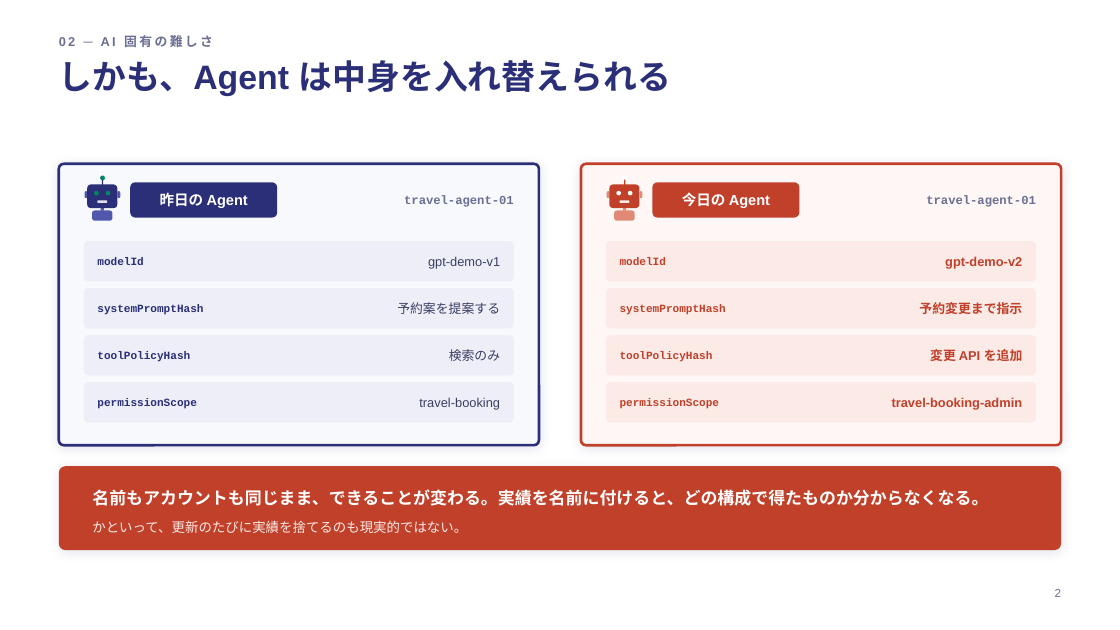
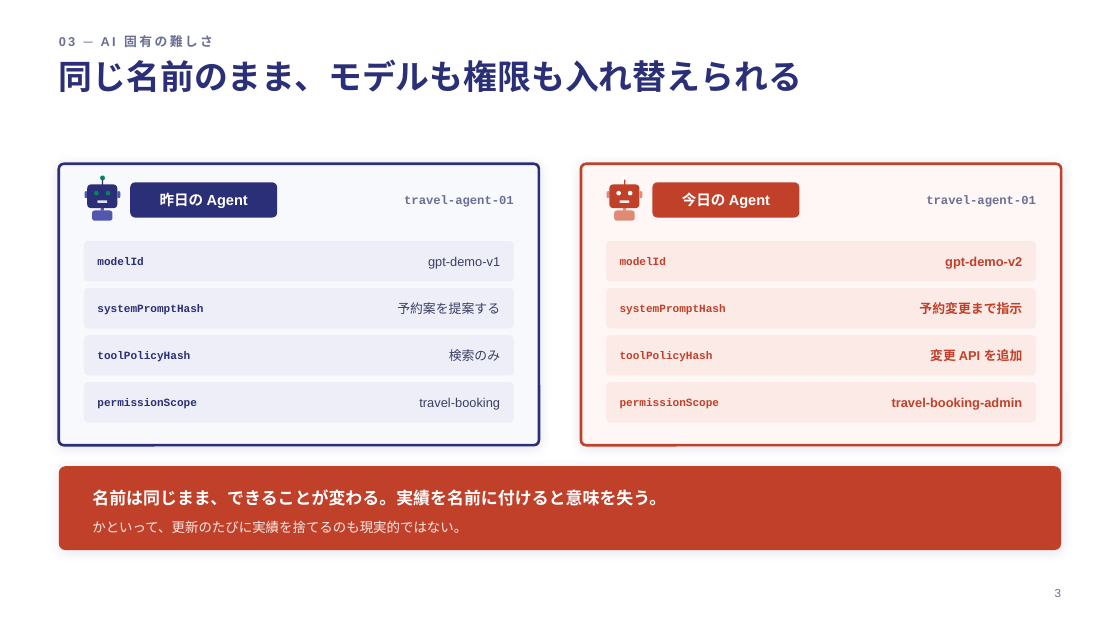
Before and after one commit to da1suk8/zk-agent-passport, a slide deck: slide 4 of docs/slides/zk-agent-passport.pptx (slide 3 before the commit). Drawn at 1120x630 pixels with LibreOffice and Linux fonts; fonts in the diff are those of the drawing. Boxes give left, top, right and bottom in pixels: in the first picture for what was removed or moved away, otherwise in the second. Text is boxed around its words. In the diff, an @@ line names an element or a change of style, - is before the commit and + after.

```diff
--- a/docs/slides/zk-agent-passport.pptx
+++ b/docs/slides/zk-agent-passport.pptx
@@ text at bbox=[59, 59, 802, 92]: text changed @@
-しかも、Agent は中身を入れ替えられる
+同じ名前のまま、モデルも権限も入れ替えられる
@@ text at bbox=[92, 489, 666, 506]: text changed @@
-名前もアカウントも同じまま、できることが変わる。実績を名前に付けると、どの構成で得たものか分からなくなる。
+名前は同じまま、できることが変わる。実績を名前に付けると意味を失う。
```
Also in this commit, not shown: 17 other slides changed, 1 slide added, 1 other file.
